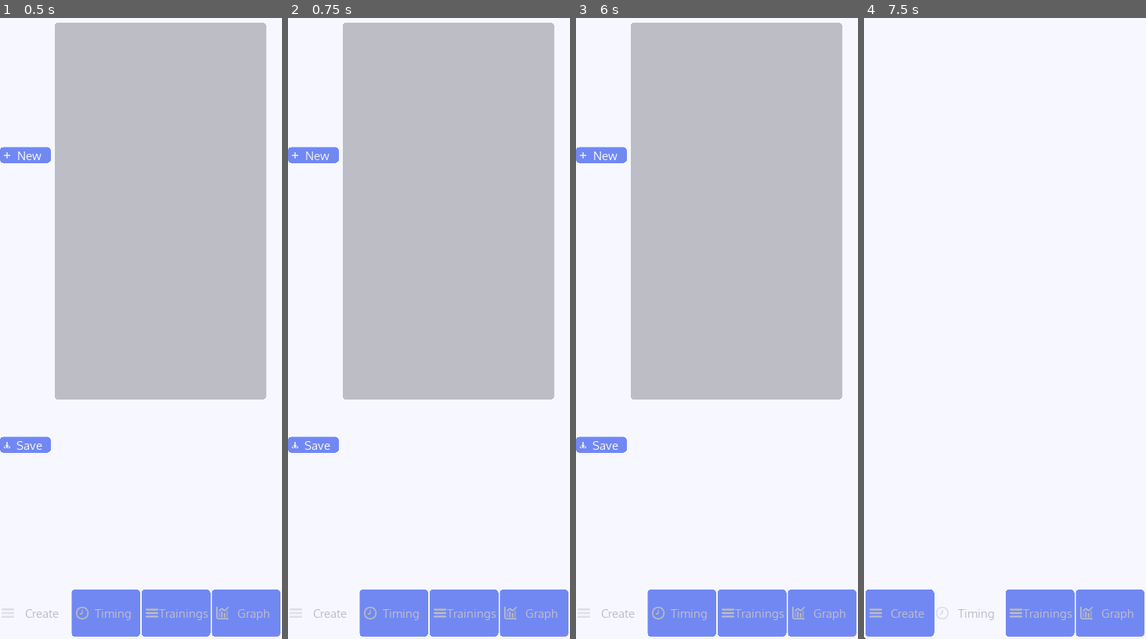
Above: before the commit, frames 1-4 (left to right).
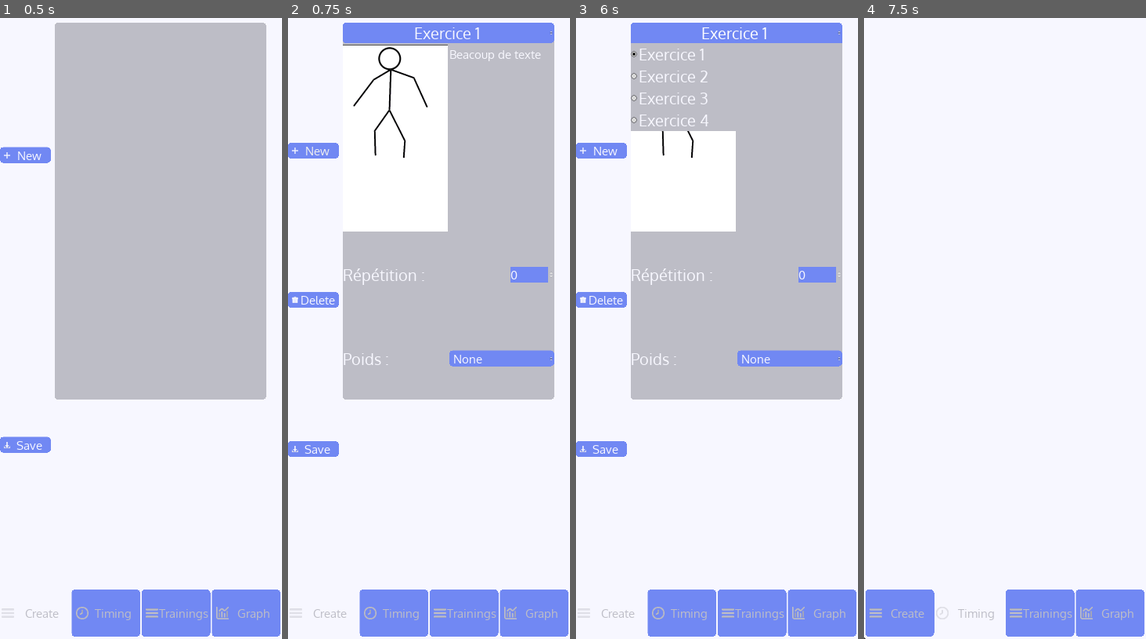
Above: after the commit, the same moments.

Repository: valexand-ulb/Muscle-App
Game: Godot game, scene res://Scenes/App.tscn
Two runs of this game, one before a commit and one after it. Both use one fixed random seed, a clock stepped at 60 frames per second and the inputs below.
Inputs (mouse positions are in pixels of both pictures, inside the frame that each line leads up to):
- Up to frame 1 (0.5 s): no input
- Up to frame 2 (0.75 s): click "New" at 0.5 s
- Up to frame 3 (6 s): click "New" at 1.25 s; click "Timing" at 2 s; click "Create" at 2.75 s; click "Trainings" at 3.5 s; click "Graph" at 4.25 s; click "Create" at 5 s; click (736, 30) at 5.75 s, where only the run after the commit has a clickable "Exercice 1"
- Up to frame 4 (7.5 s): click (1078, 359) at 6.5 s, where only the run after the commit has a clickable "None"; click "Timing" at 7.25 s

Frame 1 is identical in both runs. In frame 2, 16% of the frame differs, in the area x 0-95%, y 0-71%; in frame 3, 12%; in frame 4, nothing differs.
Error before the commit: Parse Error: The method "draw" isn't declared in the current class. (res://Scripts/CardContainer.gd:41)

Commit message:
better deletion

Diff:
--- a/Scripts/CardContainer.gd
+++ b/Scripts/CardContainer.gd
@@ -38,7 +38,6 @@
 	var CardScene = load("res://Scenes/Card.tscn")
 	var _Card_instance = CardScene.instance()
 	add_child(_Card_instance)
-	connect("draw",_Card_instance,draw())
 
 	# Si pas de bouton 'delete', ajoute en un
 	if not has_del_button:
@@ -46,9 +45,10 @@
 
 func _on_Delete_pressed():
 	var children_list = get_children()
+	var current_card : int = ceil(($"..".get_v_scroll() + ($"..".rect_size.y/2))/$"..".rect_size.y) - 1
 	if len(children_list) == 1:
 		_set_del_button_invisible()
-	get_children()[-1].free()
+	children_list[current_card].free()
 
 
 func _on_Save_pressed():
